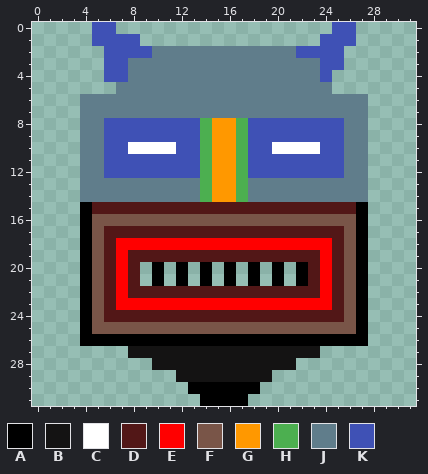
Pixel-art sprite: static/header-icon.png. Above, as it was before the edit.
The file is 320x320 pixels, drawn in blocks of 10x10; one block is one cell here.
Palette (. is transparent): A #000000  B #141313  C #ffffff  D #521717  E #ff0000  F #795548  G #ff9800  H #4caf50  J #607d8b  K #3f51b5
Pixels before, first column x 4:
 0 .KK..................KK.
 1 .KKKK...............KKK.
 2 ..KKKKJJJJJJJJJJJJKKKK..
 3 ..KKJJJJJJJJJJJJJJJJKK..
 4 ..KKJJJJJJJJJJJJJJJJK...
 5 ...JJJJJJJJJJJJJJJJJJ...
 6 JJJJJJJJJJJJJJJJJJJJJJJJ
 7 JJJJJJJJJJJJJJJJJJJJJJJJ
 8 JJKKKKKKKKHGGHKKKKKKKKJJ
 9 JJKKKKKKKKHGGHKKKKKKKKJJ
10 JJKKCCCCKKHGGHKKCCCCKKJJ
11 JJKKKKKKKKHGGHKKKKKKKKJJ
12 JJKKKKKKKKHGGHKKKKKKKKJJ
13 JJJJJJJJJJHGGHJJJJJJJJJJ
14 JJJJJJJJJJHGGHJJJJJJJJJJ
15 ADDDDDDDDDDDDDDDDDDDDDDA
16 AFFFFFFFFFFFFFFFFFFFFFFA
17 AFDDDDDDDDDDDDDDDDDDDDFA
18 AFDEEEEEEEEEEEEEEEEEEDFA
19 AFDEDDDDDDDDDDDDDDDDEDFA
20 AFDED.A.A.A.A.A.A.ADEDFA
21 AFDED.A.A.A.A.A.A.ADEDFA
22 AFDEDDDDDDDDDDDDDDDDEDFA
23 AFDEEEEEEEEEEEEEEEEEEDFA
24 AFDDDDDDDDDDDDDDDDDDDDFA
25 AFFFFFFFFFFFFFFFFFFFFFFA
26 AAAAAAAAAAAAAAAAAAAAAAAA
27 ....BBBBBBBBBBBBBBBB....
28 ......BBBBBBBBBBBB......
29 ........BBBBBBBB........
30 .........AAAAAA.........
31 ..........AAAA..........
After the commit:
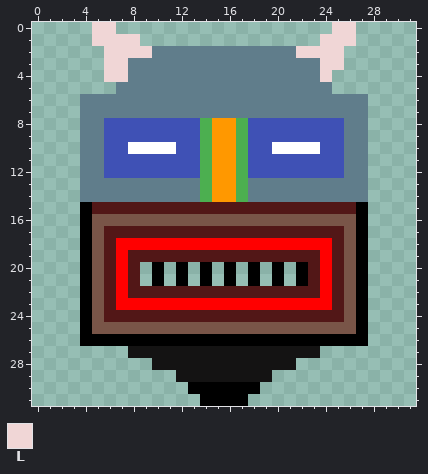
Colours new in this view: L #f0d6d6
The exact change:
y 0: x 5..6 KK -> LL; x 25..26 KK -> LL
y 1: x 5..8 KKKK -> LLLL; x 24..26 KKK -> LLL
y 2: x 6..9 KKKK -> LLLL; x 22..25 KKKK -> LLLL
y 3: x 6..7 KK -> LL; x 24..25 KK -> LL
y 4: x 6..7 KK -> LL; x 24 K -> L
Boxes around the changes in both pictures, in picture pixels (x1, y1, x2, y2):
changed: (92, 22, 152, 82)
changed: (296, 22, 356, 82)
